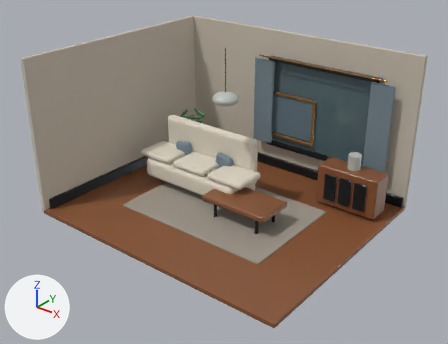
Renders of the Blender file interior_scene.blend from each side of a commit.
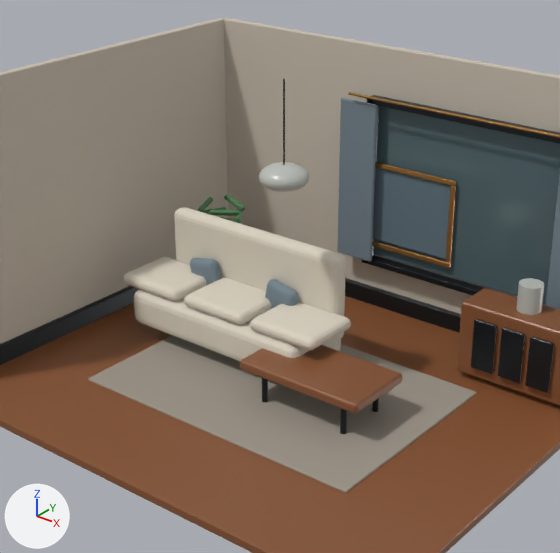
Old and new are each drawn whole from a 50 mm camera at (11.71, -14.7, 10.47) aimed at (0.27, -0.4, 1.61) and again close up on the part from 17% to 83% of the width and 2% to 86% of the height. The lights are fixed; the arrows at lower left show +X, +Y and +Z. The last two pictures show the newer version.

The scene before the commit, as lines of its bpy script (objects in view):
```python
ob_artwork = bpy.data.objects.new('Artwork', me_cube_012)
ob_artwork.location = (0.0, 3.82, 2.2)
ob_frame_bottom = bpy.data.objects.new('Frame bottom', me_cube_014)
ob_frame_bottom.location = (0.0, 3.77, 1.37)
ob_frame_left = bpy.data.objects.new('Frame left', me_cube_015)
ob_frame_left.location = (-1.05, 3.77, 2.2)
ob_frame_right = bpy.data.objects.new('Frame right', me_cube_016)
ob_frame_right.location = (1.05, 3.77, 2.2)
ob_frame_top = bpy.data.objects.new('Frame top', me_cube_013)
ob_frame_top.location = (0.0, 3.77, 3.03)
ob_rug = bpy.data.objects.new('Rug', me_cube_017)
ob_rug.location = (0.0, -0.1, 0.01)
ob_sofa_base = bpy.data.objects.new('Sofa base', me_cube_018)
ob_sofa_base.location = (-1.5, 0.4, 0.65)
# also in view: 'Curtain right' at (3.65, 3.62, 2.65); 'Sofa cushion.001' at (-1.5, 0.35, 1.12); 'Left skirting' at (-4.64, 0.0, 0.18); 'Vase' at (3.35, 2.7, 1.75); 'Left wall' at (-4.8, 0.0, 2.6)
```
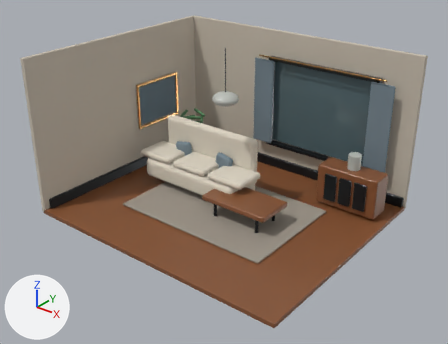
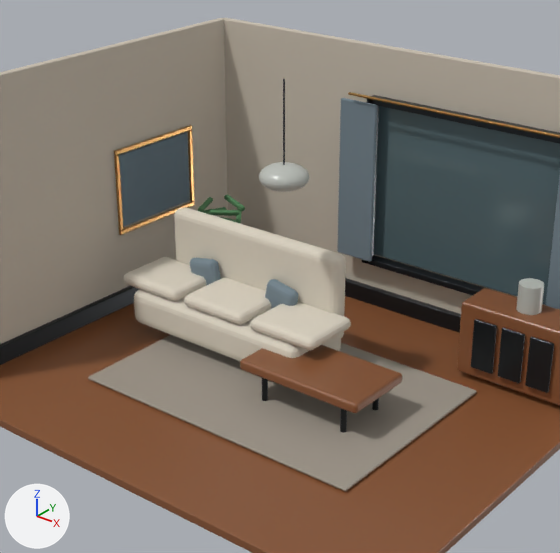
Where the newer file only moved an object's origin or applied its transform, the numbers keep the older frame.

Patch to the scene script:
```diff
--- a/interior_scene.blend.py
+++ b/interior_scene.blend.py
@@ me_cube_012 @@
 # used by ob_artwork; location = (0.0, 3.82, 2.2)
-me_cube_012.from_pydata(...)  # 8 vertices, 6 faces; spans x -1.0..1.0, y -0.03..0.03, z -0.75..0.75
+me_cube_012.from_pydata(...)  # 8 vertices, 6 faces; spans x -0.03..0.03, y -1.0..1.0, z -0.75..0.75
+# me_cube_012 part 1: the whole mesh is scaled about its middle by (0.025, 40, 1)
 me_cube_012.materials.append(mat_abstract_art)
@@ me_cube_013 @@
 # used by ob_frame_top; location = (0.0, 3.77, 3.03)
-me_cube_013.from_pydata(...)  # 8 vertices, 6 faces; spans x -1.1..1.1, y -0.03..0.03, z -0.05..0.05
+me_cube_013.from_pydata(...)  # 8 vertices, 6 faces; spans x -0.03..0.03, y -1.1..1.1, z -0.05..0.05
+# me_cube_013 part 2: the whole mesh is scaled about its middle by (0.0227, 44, 1)
 me_cube_013.materials.append(mat_brushed_brass)
@@ me_cube_014 @@
 # used by ob_frame_bottom; location = (0.0, 3.77, 1.37)
-me_cube_014.from_pydata(...)  # 8 vertices, 6 faces; spans x -1.1..1.1, y -0.03..0.03, z -0.05..0.05
+me_cube_014.from_pydata(...)  # 8 vertices, 6 faces; spans x -0.03..0.03, y -1.1..1.1, z -0.05..0.05
+# me_cube_014 part 3: the whole mesh is scaled about its middle by (0.0227, 44, 1)
 me_cube_014.materials.append(mat_brushed_brass)
@@ ob_artwork @@
 ob_artwork = bpy.data.objects.new('Artwork', me_cube_012)
-ob_artwork.location = (0.0, 3.82, 2.2)
+ob_artwork.location = (-4.68, 1.65, 2.45)
 _m = ob_artwork.modifiers.new('Soft edges', 'BEVEL')
@@ ob_frame_top @@
 ob_frame_top = bpy.data.objects.new('Frame top', me_cube_013)
-ob_frame_top.location = (0.0, 3.77, 3.03)
+ob_frame_top.location = (-4.64, 1.65, 3.28)
 _m = ob_frame_top.modifiers.new('Soft edges', 'BEVEL')
@@ ob_frame_bottom @@
 ob_frame_bottom = bpy.data.objects.new('Frame bottom', me_cube_014)
-ob_frame_bottom.location = (0.0, 3.77, 1.37)
+ob_frame_bottom.location = (-4.64, 1.65, 1.62)
 _m = ob_frame_bottom.modifiers.new('Soft edges', 'BEVEL')
@@ ob_frame_left @@
 ob_frame_left = bpy.data.objects.new('Frame left', me_cube_015)
-ob_frame_left.location = (-1.05, 3.77, 2.2)
+ob_frame_left.location = (-4.64, 0.6, 2.45)
 _m = ob_frame_left.modifiers.new('Soft edges', 'BEVEL')
@@ ob_frame_right @@
 ob_frame_right = bpy.data.objects.new('Frame right', me_cube_016)
-ob_frame_right.location = (1.05, 3.77, 2.2)
+ob_frame_right.location = (-4.64, 2.7, 2.45)
 _m = ob_frame_right.modifiers.new('Soft edges', 'BEVEL')
@@ ob_rug @@
 ob_rug = bpy.data.objects.new('Rug', me_cube_017)
-ob_rug.location = (0.0, -0.1, 0.01)
+ob_rug.location = (0.0, -0.1, 0.04)
 _m = ob_rug.modifiers.new('Soft edges', 'BEVEL')
```

What differs and where, as boxes [x1, y1, x2, y2] in the close-ups (560 x 553 px):
'Rug', moved: before [88, 335, 477, 493]; after [88, 335, 477, 491]
'Artwork', mesh rescaled, moved: before [373, 167, 450, 259]; after [119, 132, 190, 226]
'Frame top', mesh rescaled, moved: before [375, 162, 456, 186]; after [114, 125, 192, 156]
'Frame bottom', mesh rescaled, moved: before [372, 241, 451, 268]; after [119, 201, 195, 235]
'Frame right', moved: before [446, 186, 456, 263]; after [188, 130, 194, 202]
'Frame left', moved (not visible before): after [114, 155, 124, 230]
